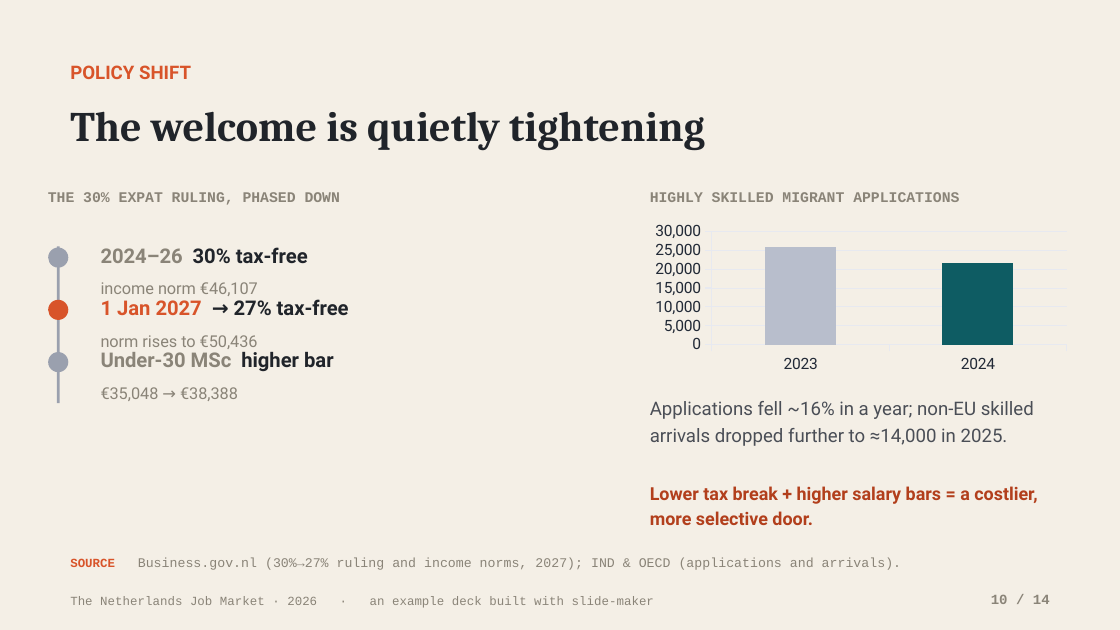
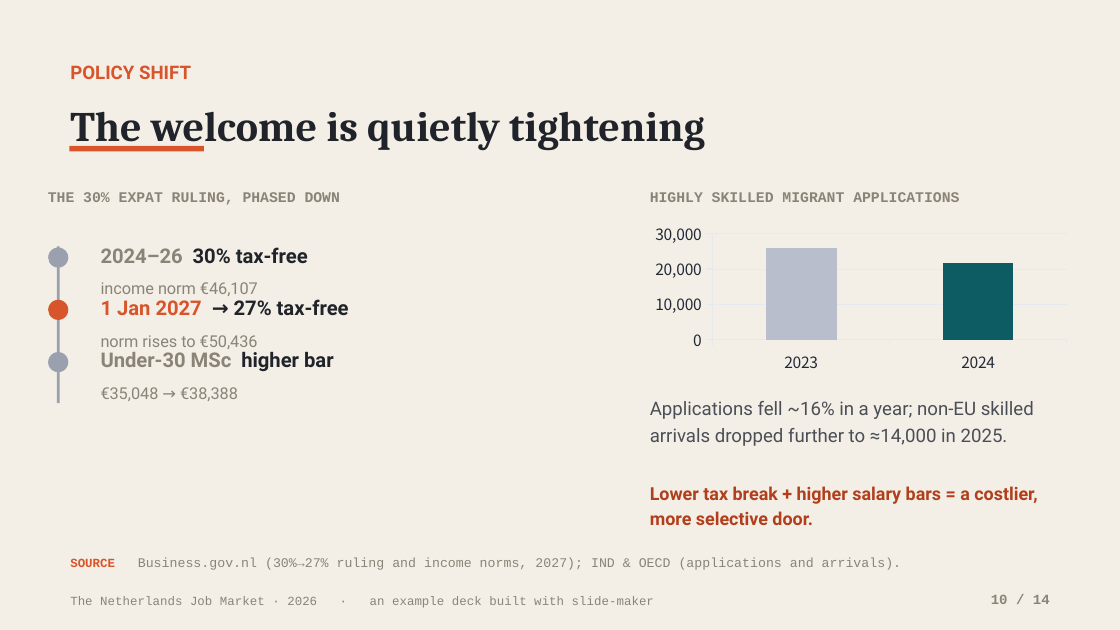
Before and after one commit to addsumtech/slides_maker-site, a slide deck: slide 10 of templates/decks/en/nl-job-market-2026/template.pptx. Drawn at 1120x630 pixels with LibreOffice and Linux fonts; fonts in the diff are those of the drawing. Boxes give left, top, right and bottom in pixels: in the first picture for what was removed or moved away, otherwise in the second. Text is boxed around its words. In the diff, an @@ line names an element or a change of style, - is before the commit and + after.

```diff
--- a/templates/decks/en/nl-job-market-2026/template.pptx
+++ b/templates/decks/en/nl-job-market-2026/template.pptx
@@ rectangle added at bbox=[69, 146, 204, 151], fill #D8542A @@
@@ column chart at bbox=[646, 220, 1075, 376] @@
@@ category axis changed @@
@@ value axis changed @@
@@ lettering changed @@
```
Also in this commit, not shown: 12 other slides changed, 28 other files.
